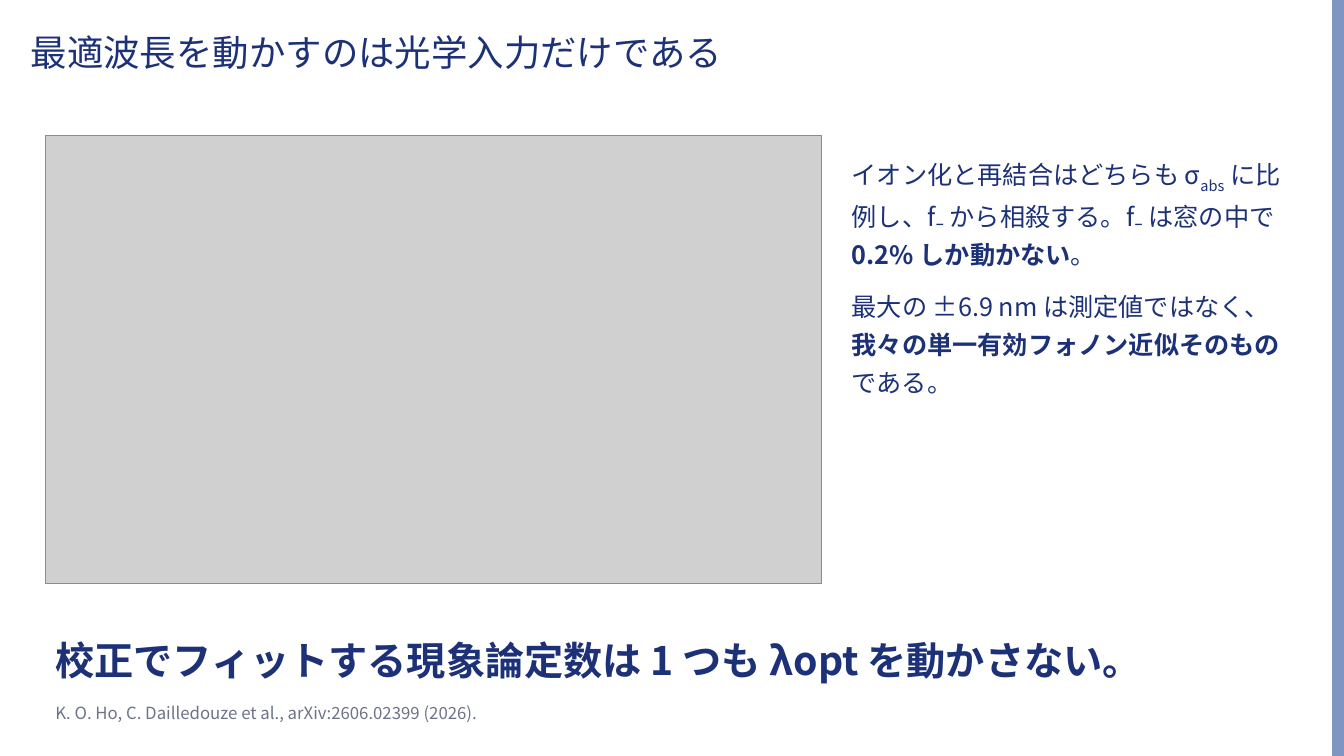
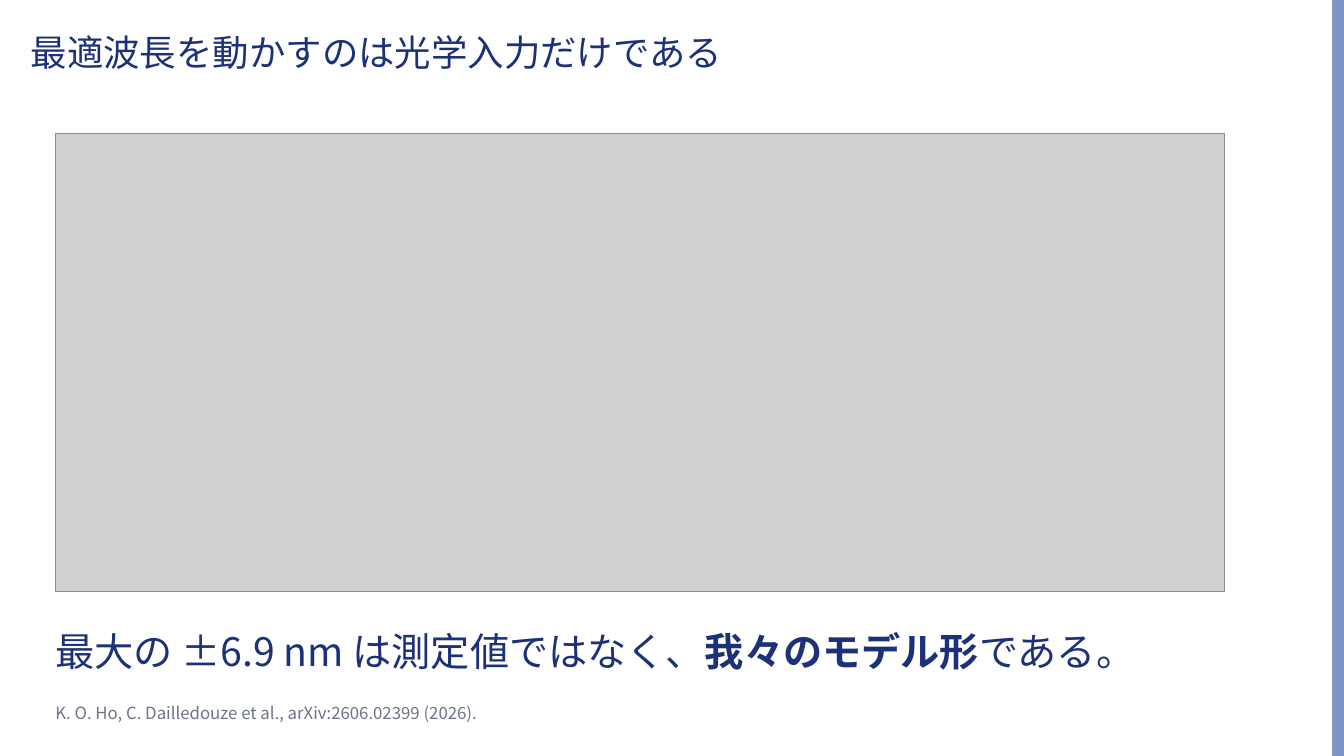
Before and after one commit to Risei412/ultra-high-pressure-ODMR, a slide deck: slide 5 of slides/odmr_473nm_talk.pptx. Drawn at 1344x756 pixels with LibreOffice and Linux fonts; fonts in the diff are those of the drawing; grey boxes stand for pictures; background and template pictures are left out. Boxes give left, top, right and bottom in pixels: in the first picture for what was removed or moved away, otherwise in the second. Text is boxed around its words. In the diff, an @@ line names an element or a change of style, - is before the commit and + after.

```diff
--- a/slides/odmr_473nm_talk.pptx
+++ b/slides/odmr_473nm_talk.pptx
@@ picture: place and size @@
-picture at <box>45,135,822,584</box>
+picture at <box>55,133,1225,592</box>
@@ text removed at <box>852,162,1280,394</box> @@
-イオン化と再結合はどちらも σabs に比例し、f₋ から相殺する。f₋ は窓の中で 0.2% しか動かない。
-最大の ±6.9 nm は測定値ではなく、我々の単一有効フォノン近似そのものである。
@@ text at <box>55,632,1136,670</box>: text changed; bold off @@
-校正でフィットする現象論定数は 1 つも λopt を動かさない。
+最大の ±6.9 nm は測定値ではなく、我々のモデル形である。
```
Also in this commit, not shown: 7 other slides changed, 8 other files.
